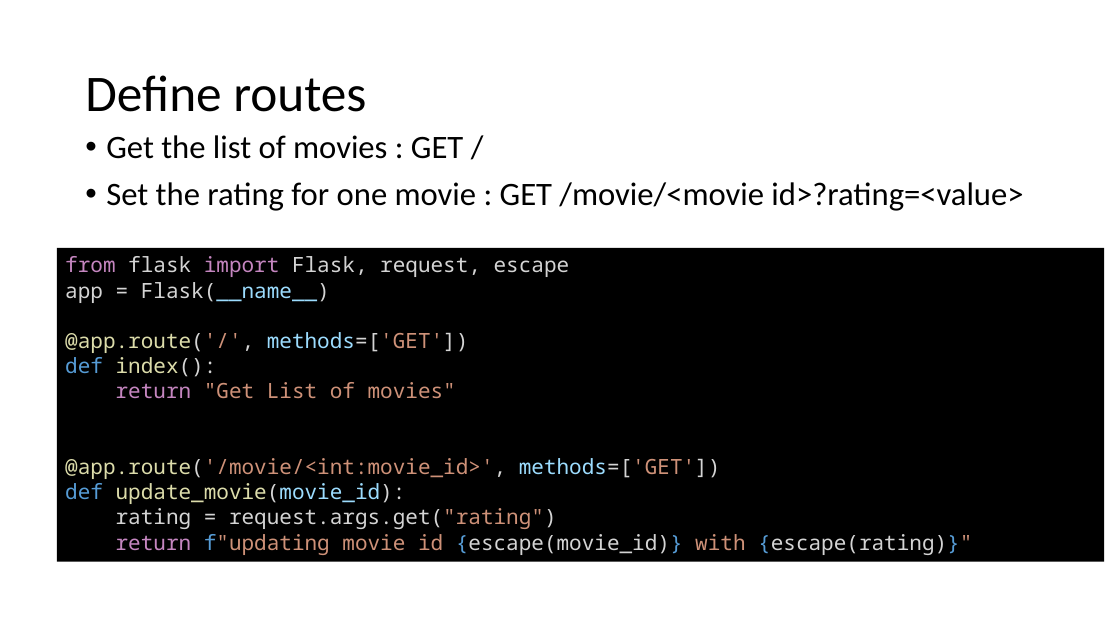
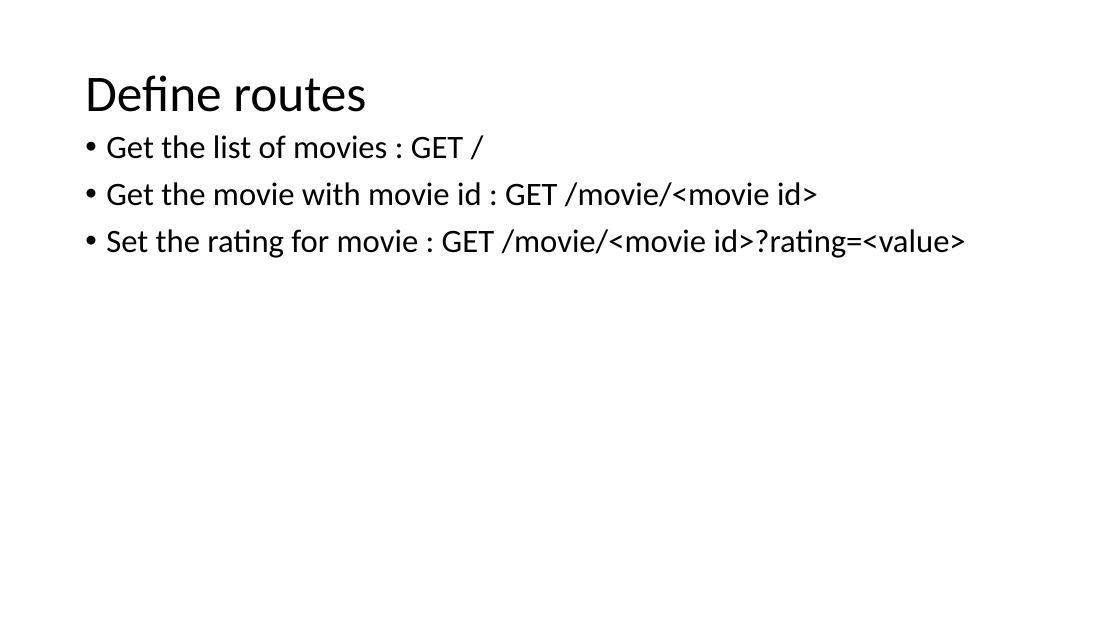
Before and after one commit to DivyaKampalli/movie-rating, a slide deck: slide 7 of Fullstack Tutorial.pptx (slide 6 before the commit). Drawn at 1120x630 pixels with LibreOffice and Linux fonts; fonts in the diff are those of the drawing. Boxes give left, top, right and bottom in pixels: in the first picture for what was removed or moved away, otherwise in the second. Text is boxed around its words. In the diff, an @@ line names an element or a change of style, - is before the commit and + after.

```diff
--- a/Fullstack Tutorial.pptx
+++ b/Fullstack Tutorial.pptx
@@ text at [106,182,966,258]: text changed @@
-• Set the rating for one movie : GET /movie/<movie id>?rating=<value>
+• Get the movie with movie id : GET /movie/<movie id>
+• Set the rating for movie : GET /movie/<movie id>?rating=<value>
@@ rectangle removed at [57,248,1105,562] @@
-from flask import Flask, request, escape
-app = Flask(__name__)
-@app.route('/', methods=['GET'])
-def index():
-return "Get List of movies"
-@app.route('/movie/<int:movie_id>', methods=['GET'])
-def update_movie(movie_id):
-rating = request.args.get("rating")
-return f"updating movie id {escape(movie_id)} with {escape(rating)}"
```
Also in this commit, not shown: 3 other slides changed, 13 slides added, 7 other files.
